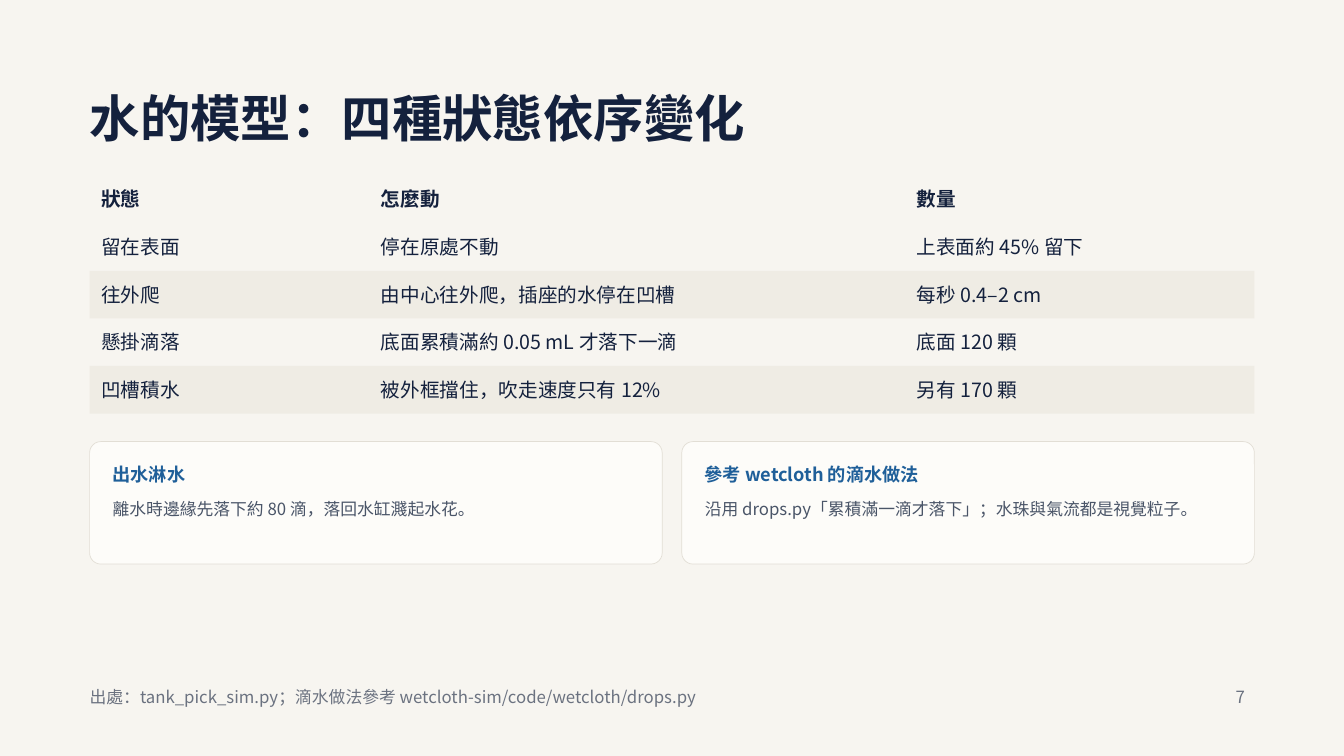
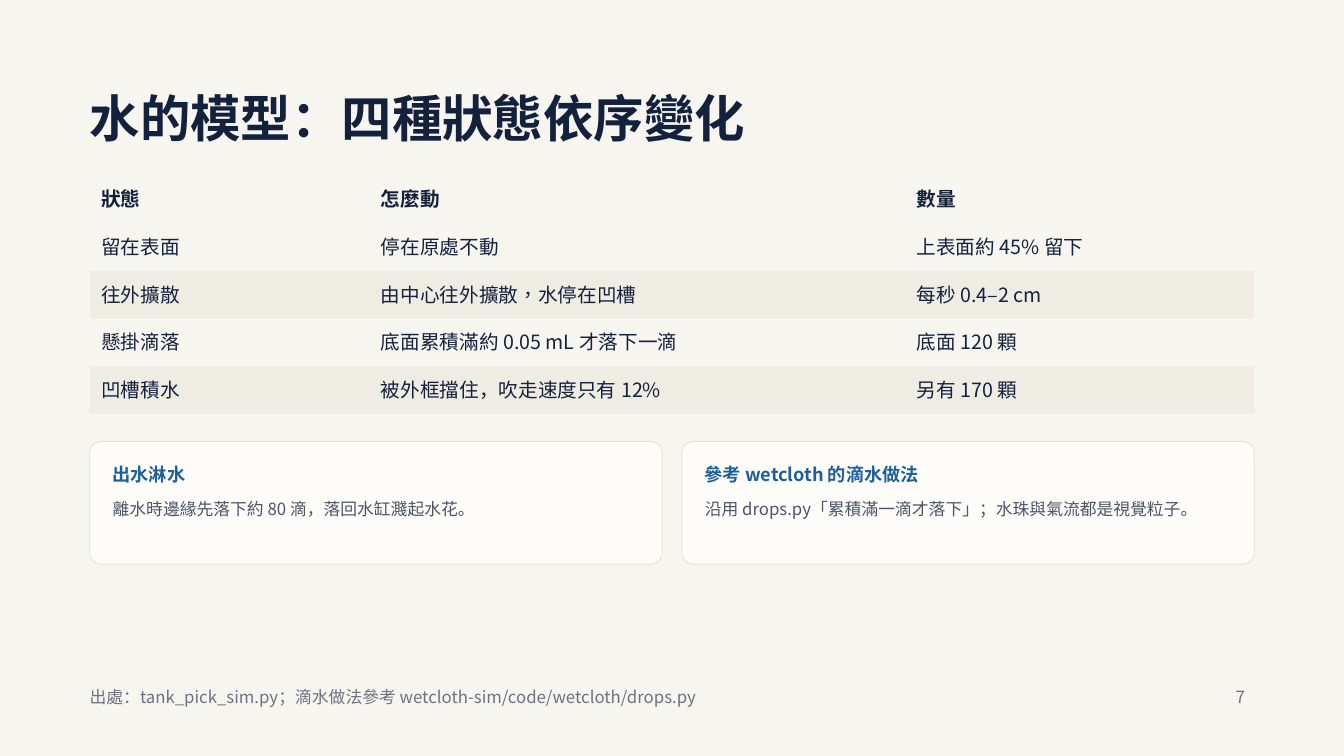
Before and after one commit to stanleylin9999/wafer, a slide deck: slide 7 of 週報/12_2026-11-13_週報.pptx (slide 9 before the commit). Drawn at 1344x756 pixels with LibreOffice and Linux fonts; fonts in the diff are those of the drawing. Boxes give left, top, right and bottom in pixels: in the first picture for what was removed or moved away, otherwise in the second. Text is boxed around its words. In the diff, an @@ line names an element or a change of style, - is before the commit and + after.

```diff
--- a/週報/12_2026-11-13_週報.pptx
+++ b/週報/12_2026-11-13_週報.pptx
@@ text at (101, 285, 180, 304): text changed @@
-往外爬
+往外擴散
@@ text at (381, 285, 636, 304): text changed @@
-由中心往外爬，插座的水停在凹槽
+由中心往外擴散，水停在凹槽
```
Also in this commit, not shown: 4 other slides changed, 2 slides removed.
